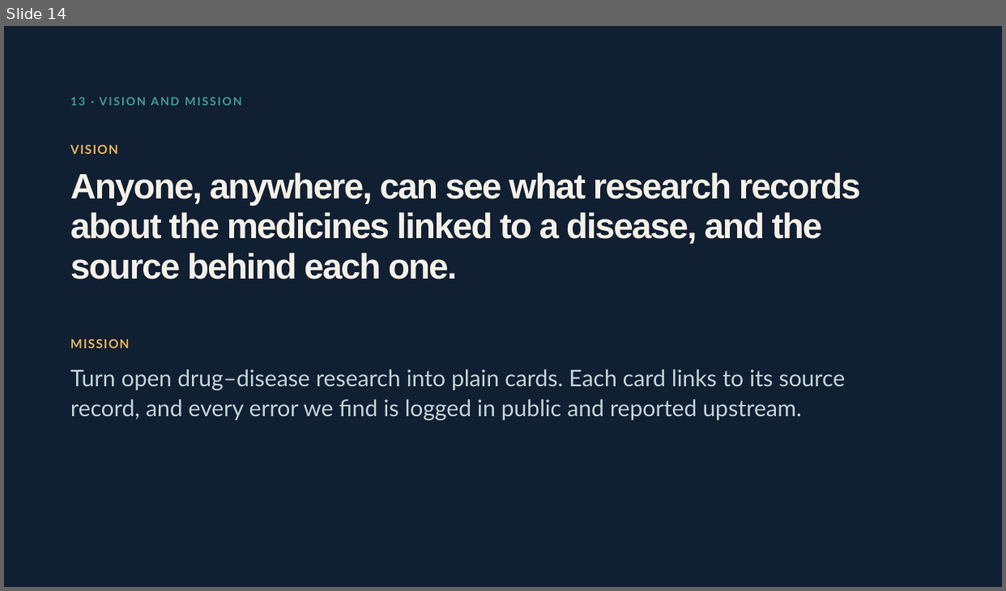
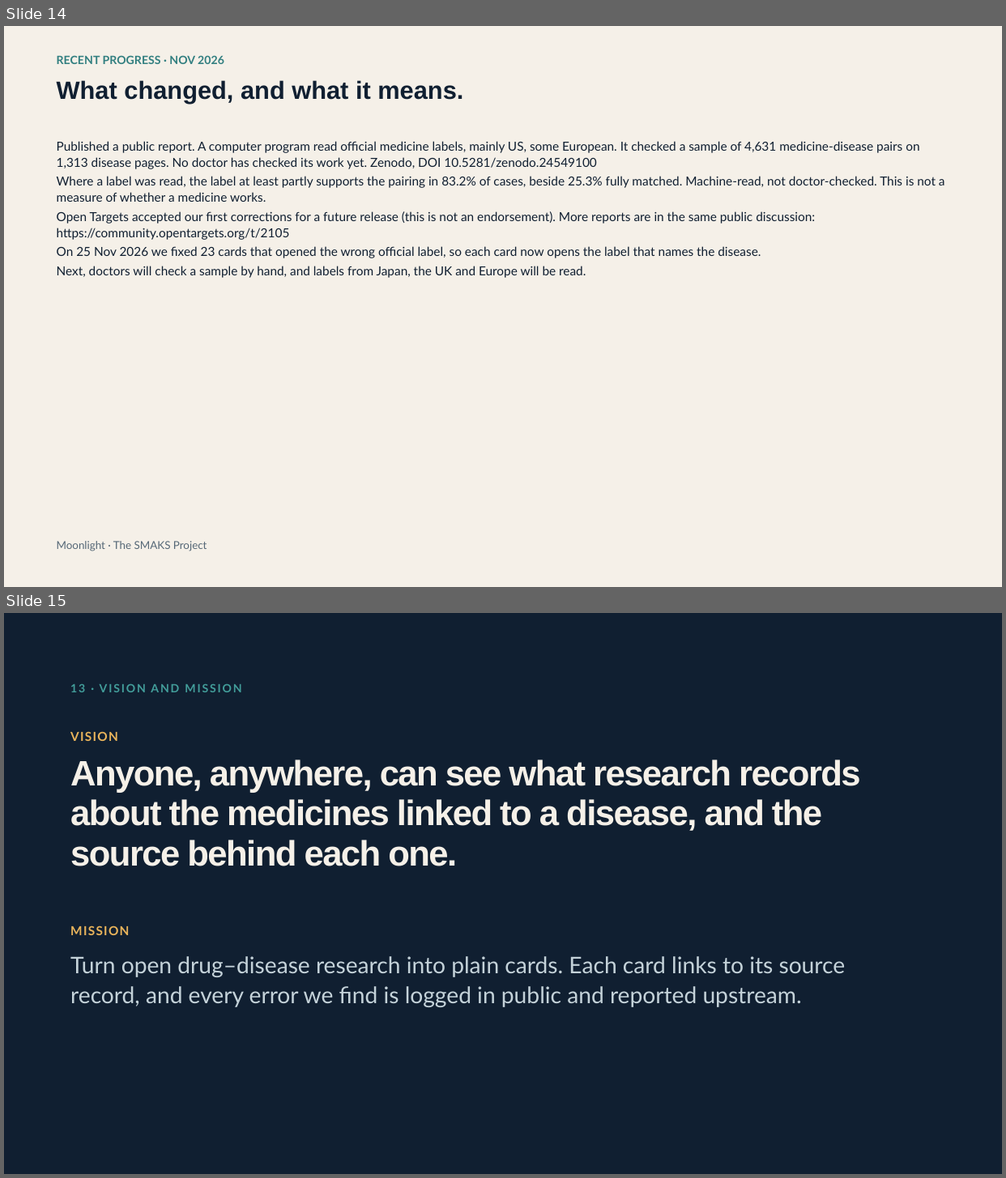
Before and after one commit to Moonlight-Clues/moonlight, a slide deck: docs/pitch/moonlight-deck-funders-19nov.pptx. Shown one above the other, each under a label of ours: slide 14 before the commit, slides 14 and 15 after it. The pictures are 1006x591 and 1006x1178 pixels, drawn with LibreOffice and Linux fonts; fonts in the diff are those of the drawing. Boxes give left, top, right and bottom in pixels: in the first picture for what was removed or moved away, otherwise in the second. Text is boxed around its words. In the diff, an @@ line names an element or a change of style, - is before the commit and + after.

```diff
--- a/docs/pitch/moonlight-deck-funders-19nov.pptx
+++ b/docs/pitch/moonlight-deck-funders-19nov.pptx
@@ slide 14 added at bbox=[4, 26, 1002, 587], background #F5F0E8 @@
@@ text added at bbox=[57, 55, 224, 64], 11 pt, text #327F80, bold @@
+RECENT PROGRESS · NOV 2026
@@ text added at bbox=[57, 80, 463, 103], 24 pt, text #101F31, bold @@
+What changed, and what it means.
@@ text added at bbox=[57, 141, 945, 278], 12 pt, text #101F31 @@
+Published a public report. A computer program read official medicine labels, mainly US, some European. It checked a sample of 4,631 medicine-disease pairs on 1,313 disease pages. No doctor has checked its work yet. Zenodo, DOI 10.5281/zenodo.24549100
+Where a label was read, the label at least partly supports the pairing in 83.2% of cases, beside 25.3% fully matched. Machine-read, not doctor-checked. This is not a measure of whether a medicine works.
+Open Targets accepted our first corrections for a future release (this is not an endorsement). More reports are in the same public discussion: https://community.opentargets.org/t/2105
+On 25 Nov 2026 we fixed 23 cards that opened the wrong official label, so each card now opens the label that names the disease.
+Next, doctors will check a sample by hand, and labels from Japan, the UK and Europe will be read.
@@ text added at bbox=[57, 541, 207, 552], 10.5 pt, text #566877 @@
+Moonlight · The SMAKS Project
@@ what was slide 14 is now slide 15 @@
```
Also in this commit, not shown: 9 slides changed, 1 other slide added, 1 slide removed, 1 other file.
